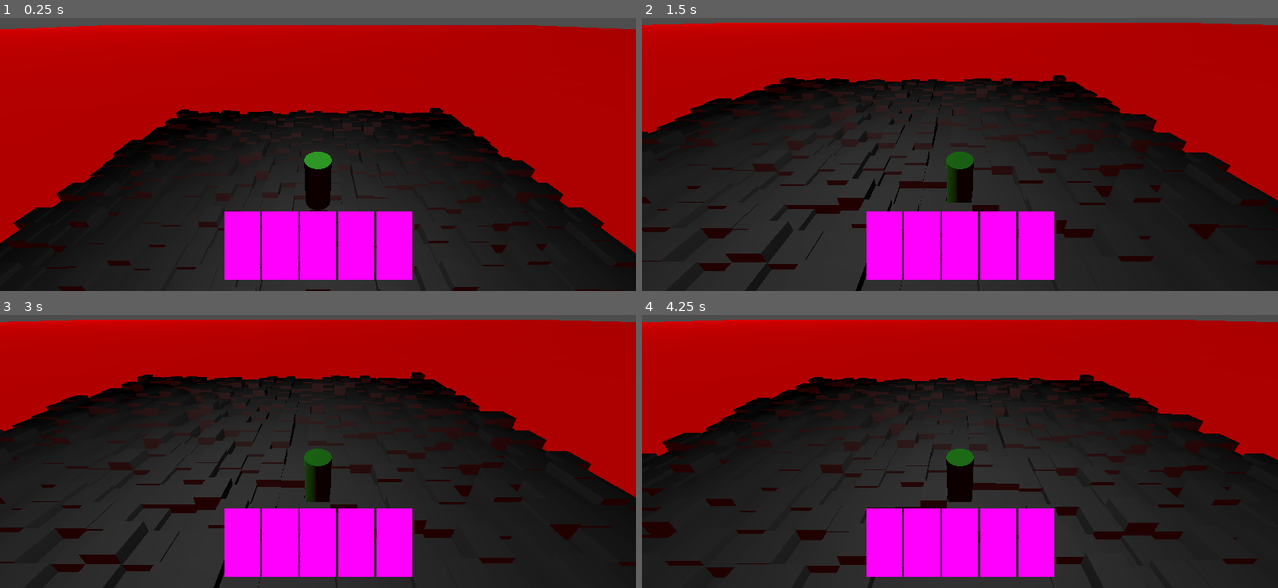
Above: before the commit, frames 1-4 (two rows, left to right).
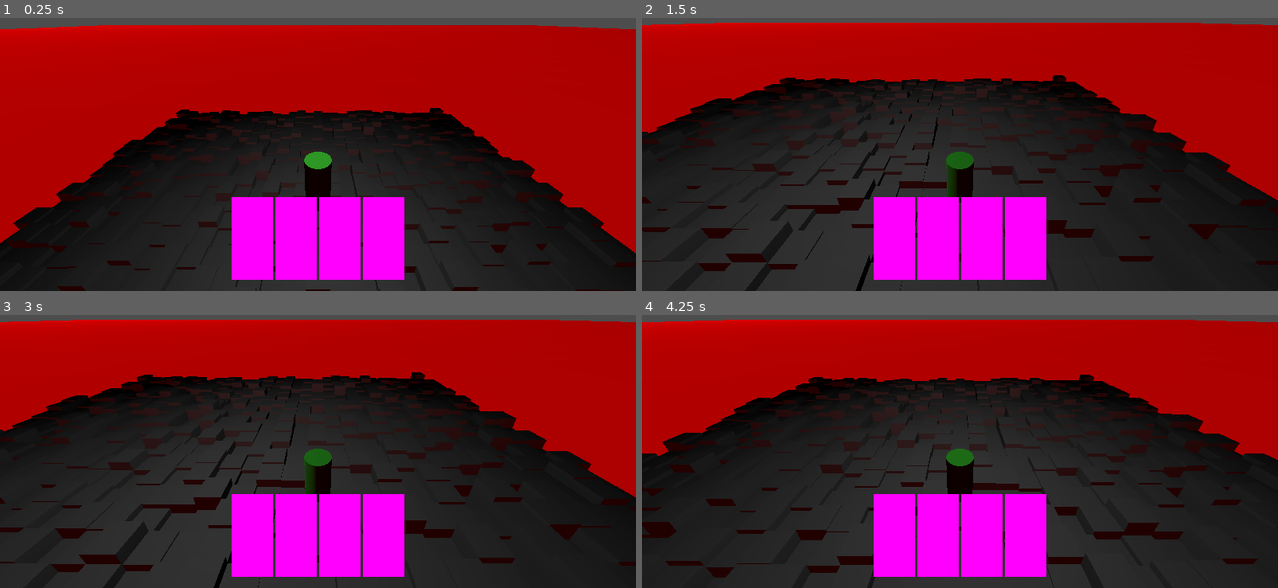
Above: after the commit, the same moments.

Repository: spacemanstan/CrumbleCave
Game: Godot game, scene res://world.tscn
Two runs of this game, one before a commit and one after it. Both use one fixed random seed, a clock stepped at 60 frames per second and the inputs below.
Inputs:
- Up to frame 1 (0.25 s): no input
- Up to frame 2 (1.5 s): hold Right (ui_right) 0.53-1.28 s; hold Down (ui_down) from 1.28 s (still down)
- Up to frame 3 (3 s): tap Enter at 2 s; release Down (ui_down) at 2.03 s; hold Right (ui_right) 2.03-2.78 s; tap Space at 2.75 s; hold Up (ui_up) from 2.78 s (still down)
- Up to frame 4 (4.25 s): tap Enter at 3.5 s; release Up (ui_up) at 3.53 s; hold Left (ui_left) from 3.53 s (still down)

The runs differ from the first frame. In frame 1, 2.6% of the frame differs, in the area x 35-65%, y 65-96%; in frame 2, 2.6%; in frame 3, 2.6%; in frame 4, 2.6%.

Commit message:
Inventory Updates and Centering

Diff:
--- a/Inventory/inventory.tres
+++ b/Inventory/inventory.tres
@@ -5,4 +5,4 @@
 
 [resource]
 script = ExtResource("1_vf0k7")
-item_datas = Array[Resource("res://Resources/ItemData.gd")]([ExtResource("1_bw0s6"), ExtResource("1_bw0s6"), ExtResource("1_bw0s6"), ExtResource("1_bw0s6"), ExtResource("1_bw0s6")])
+item_datas = Array[Resource("res://Resources/ItemData.gd")]([ExtResource("1_bw0s6"), ExtResource("1_bw0s6"), ExtResource("1_bw0s6"), ExtResource("1_bw0s6")])
--- a/Resources/red_gem.tres
+++ b/Resources/red_gem.tres
@@ -1,10 +1,12 @@
 [gd_resource type="Resource" script_class="ItemData" load_steps=3 format=3 uid="uid://3qbe4f75i4si"]
 
 [ext_resource type="Script" path="res://Resources/ItemData.gd" id="1_yy711"]
-[ext_resource type="Texture2D" uid="uid://c58io5c4724q4" path="res://Assets/card_blank.png" id="2_3v0qm"]
+
+[sub_resource type="PlaceholderTexture2D" id="PlaceholderTexture2D_nyxnq"]
+size = Vector2(65, 125)
 
 [resource]
 script = ExtResource("1_yy711")
 name = "Red Gem"
 description = "A shiny red gem"
-texture = ExtResource("2_3v0qm")
+texture = SubResource("PlaceholderTexture2D_nyxnq")
--- a/Resources/water.tres
+++ b/Resources/water.tres
@@ -3,7 +3,7 @@
 [ext_resource type="Script" path="res://Resources/ItemData.gd" id="1_er05n"]
 
 [sub_resource type="PlaceholderTexture2D" id="PlaceholderTexture2D_nhhnm"]
-size = Vector2(65, 125)
+size = Vector2(75, 150)
 
 [resource]
 script = ExtResource("1_er05n")
